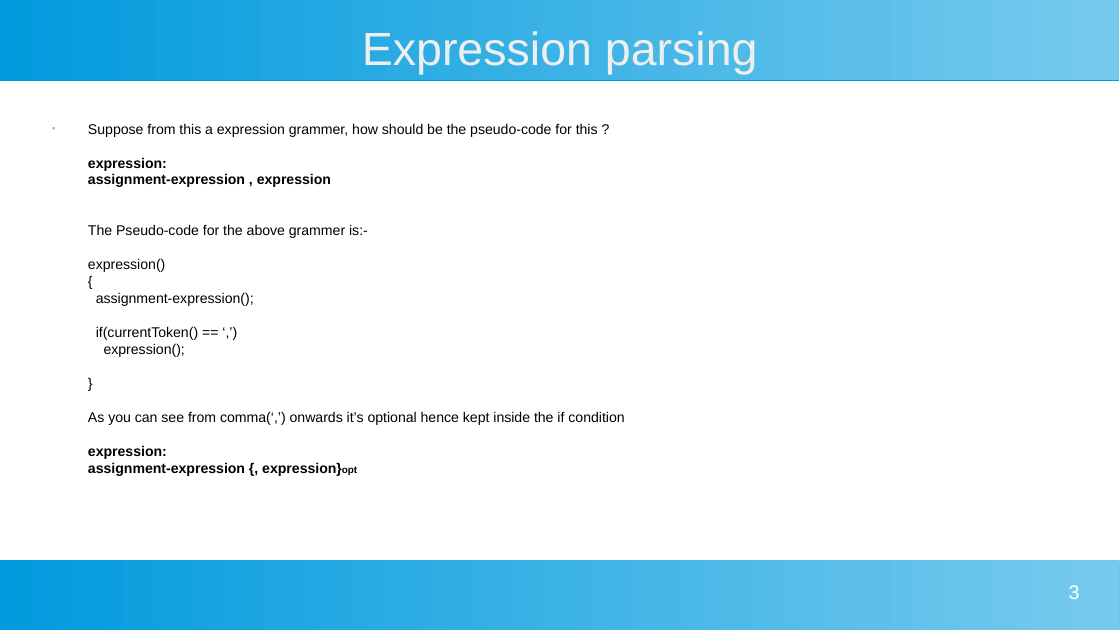
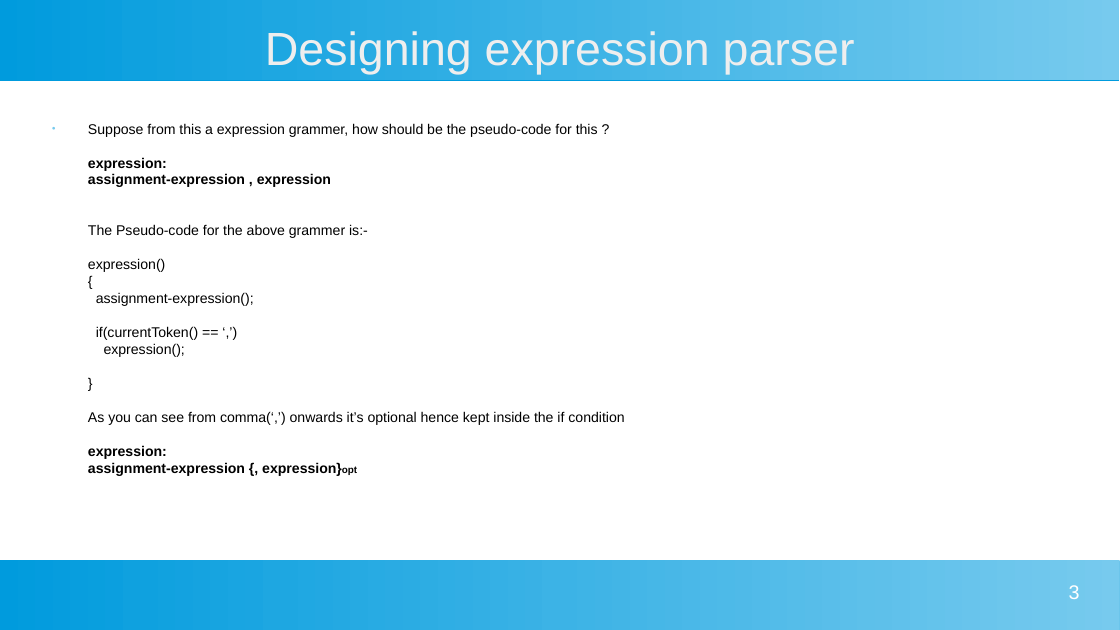
Before and after one commit to daipayan-bhowal/ProtoCParser, a slide deck: slide 3 of Manual/C Parser.pptx. Drawn at 1120x630 pixels with LibreOffice and Linux fonts; fonts in the diff are those of the drawing. Boxes give left, top, right and bottom in pixels: in the first picture for what was removed or moved away, otherwise in the second. Text is boxed around its words. In the diff, an @@ line names an element or a change of style, - is before the commit and + after.

Commit message:
Manual PPT file C-Parser.ppt updated

```diff
--- a/Manual/C Parser.pptx
+++ b/Manual/C Parser.pptx
@@ title at [265, 31, 855, 74]: text changed @@
-Expression parsing
+Designing expression parser
```
Also in this commit, not shown: 16 other slides changed, 3 slides added, 5 other files.
